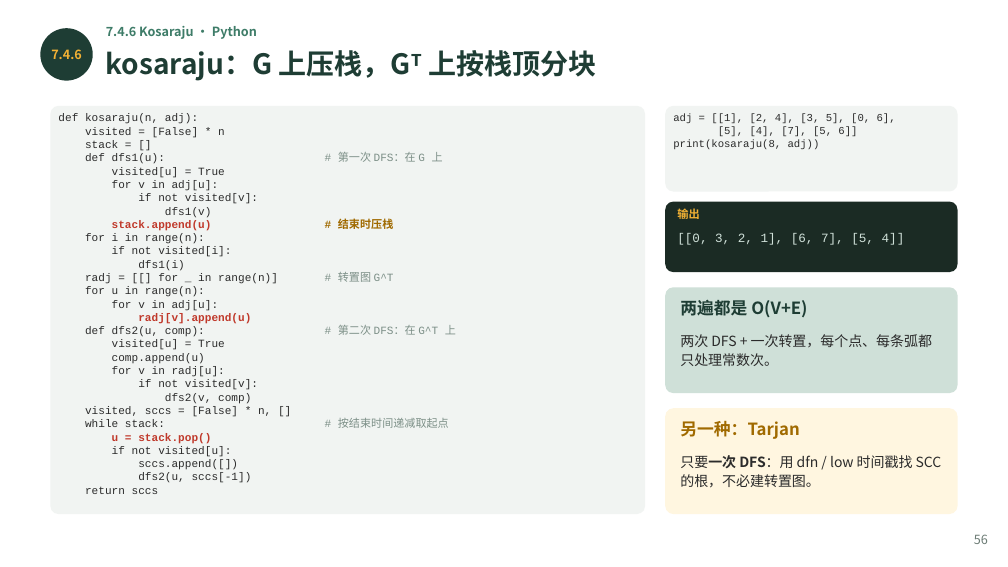
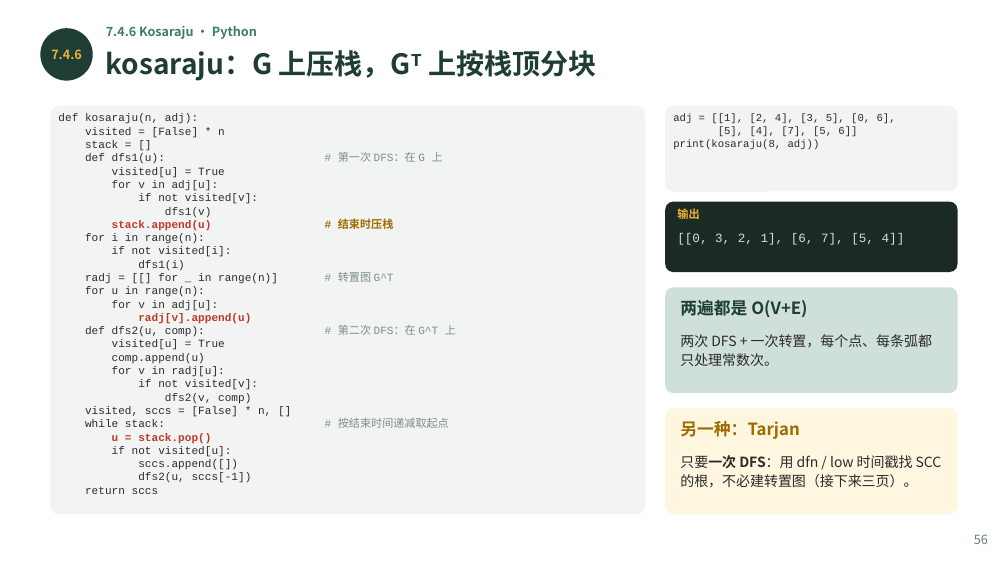
Before and after one commit to GMyhf/2026fall-cs201, a slide deck: slide 56 of courseware/202609_DSA_07_Graph.pptx. Drawn at 1008x567 pixels with LibreOffice and Linux fonts; fonts in the diff are those of the drawing. Boxes give left, top, right and bottom in pixels: in the first picture for what was removed or moved away, otherwise in the second. Text is boxed around its words. In the diff, an @@ line names an element or a change of style, - is before the commit and + after.

```diff
--- a/courseware/202609_DSA_07_Graph.pptx
+++ b/courseware/202609_DSA_07_Graph.pptx
@@ text at box(680, 455, 942, 488): text changed @@
-只要一次 DFS：用 dfn / low 时间戳找 SCC 的根，不必建转置图。
+只要一次 DFS：用 dfn / low 时间戳找 SCC 的根，不必建转置图（接下来三页）。
```
Also in this commit, not shown: 29 other slides changed, 3 slides added, 2 other files.
